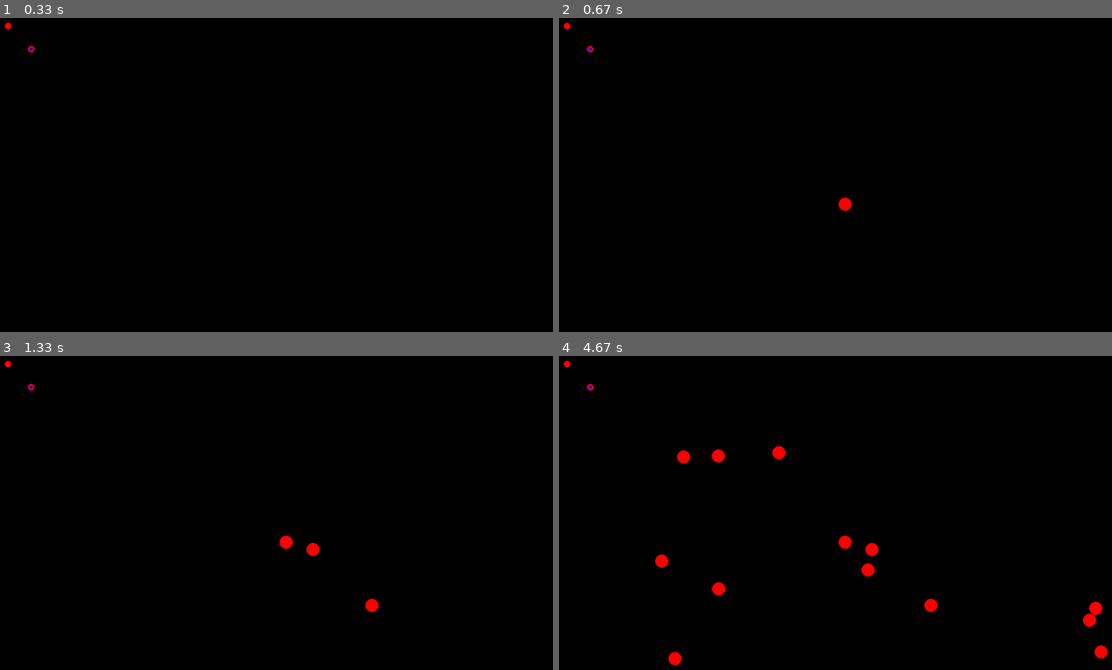
Above: before the commit, frames 1-4 (two rows, left to right).
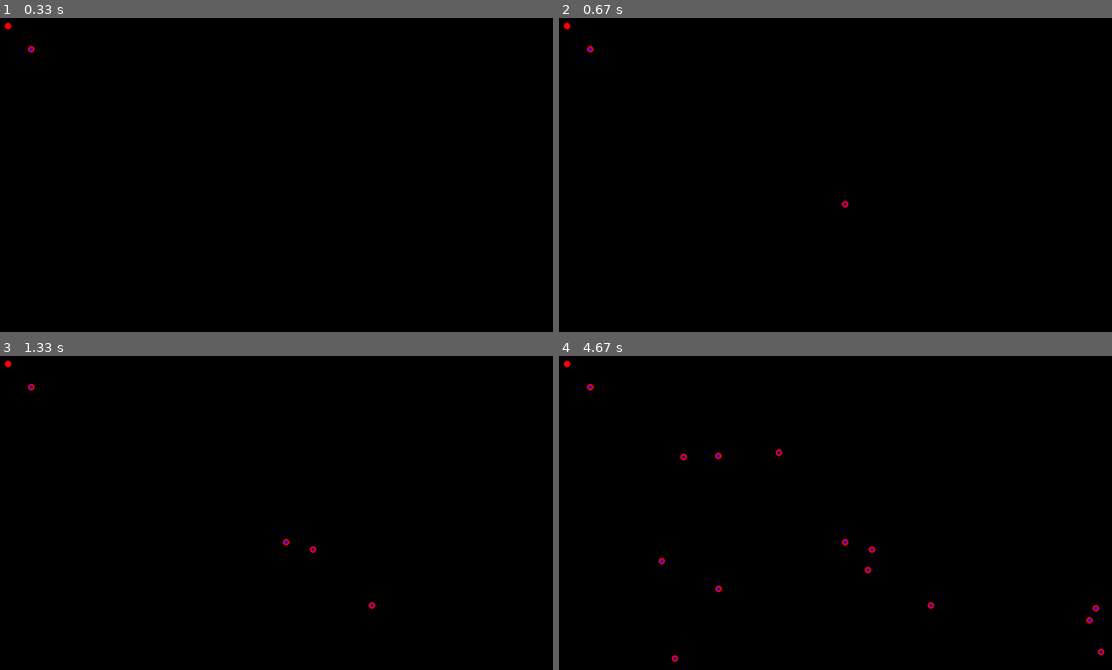
Above: after the commit, the same moments.

Repository: SurajSharma90/Atlas
Game: pygame game, started from Python/Learning/PyGame/VectorMath/__main__.py
Two runs of this game, one before a commit and one after it. Both use one fixed random seed, a clock stepped at 60 frames per second and the inputs below.
Inputs (mouse positions are in pixels of both pictures, inside the frame that each line leads up to):
- Up to frame 1 (0.33 s): no input
- Up to frame 2 (0.67 s): press the mouse at (846, 203) at 0.37 s; move the mouse to (957, 190) at 0.47 s; release the mouse at (1073, 178) at 0.6 s
- Up to frame 3 (1.33 s): click (315, 550) at 0.72 s; click (370, 604) at 1.05 s
- Up to frame 4 (4.67 s): click (1100, 651) at 1.38 s; click (719, 456) at 1.72 s; click (868, 569) at 2.05 s; click (780, 453) at 2.38 s; click (1089, 619) at 2.72 s; click (664, 560) at 3.05 s; click (680, 456) at 3.38 s; click (719, 588) at 3.72 s; click (1095, 607) at 4.05 s; click (675, 657) at 4.38 s

Frame 1 is identical in both runs. In frame 2, less than 0.1% of the frame differs, in the area x 50-54%, y 57-62%; in frame 3, 0.2%; in frame 4, 1.0%, in the area x 17-100%, y 28-99%.

Commit message:
Add vector movement for label

Diff:
--- a/Python/Learning/PyGame/VectorMath/__main__.py
+++ b/Python/Learning/PyGame/VectorMath/__main__.py
@@ -25,6 +25,32 @@
 
 running = True
 
+def add_label(labels: [Circle], points: [Circle]):
+
+    if len(points) > 0:
+        if len(points) == 1:
+            labels.append(
+                Circle(
+                    Vector2f(points[0].point.x, points[0].point.y - POINT_RADIUS*2),
+                    LABEL_RADIUS,
+                    pygame.Color(0, 0, 255, 255),
+                )
+            )
+        elif len(points) > 1:
+            last_point = points[len(points)-1]
+            nearest_neighbor = points[len(points)-2]
+            vec = points[len(points)-2].point + Vectorf(points[len(points) - 2].point, points[len(points) - 1].point)
+            mean_point = 0
+            posx = 0
+            posy = 0
+            labels.append(
+                Circle(
+                    Vector2f(vec.x, vec.y),
+                    LABEL_RADIUS,
+                    pygame.Color(0, 0, 255, 255),
+                )
+            )
+
 while running:
     for event in pygame.event.get():
         if event.type == pygame.QUIT:
@@ -35,23 +61,14 @@
                 points.append(
                     Circle(
                         Vector2f(event.pos[0], event.pos[1]),
-                        20,
+                        POINT_RADIUS,
                         pygame.Color(255, 0, 0, 255),
                     )
                 )
+                add_label(labels=labels, points=points)
                 # print("You pressed the left mouse button at (%d, %d)" % event.pos)
         elif event.type == pygame.MOUSEBUTTONUP and event.button == 1:
             create = True
-
-    key = pygame.key.get_pressed()
-    if key[pygame.K_a] == True:
-        rect.move_ip(-1, 0)
-    elif key[pygame.K_d] == True:
-        rect.move_ip(1, 0)
-    if key[pygame.K_w] == True:
-        rect.move_ip(0, -1)
-    elif key[pygame.K_s] == True:
-        rect.move_ip(0, 1)
 
     screen.fill((0, 0, 0))
 
